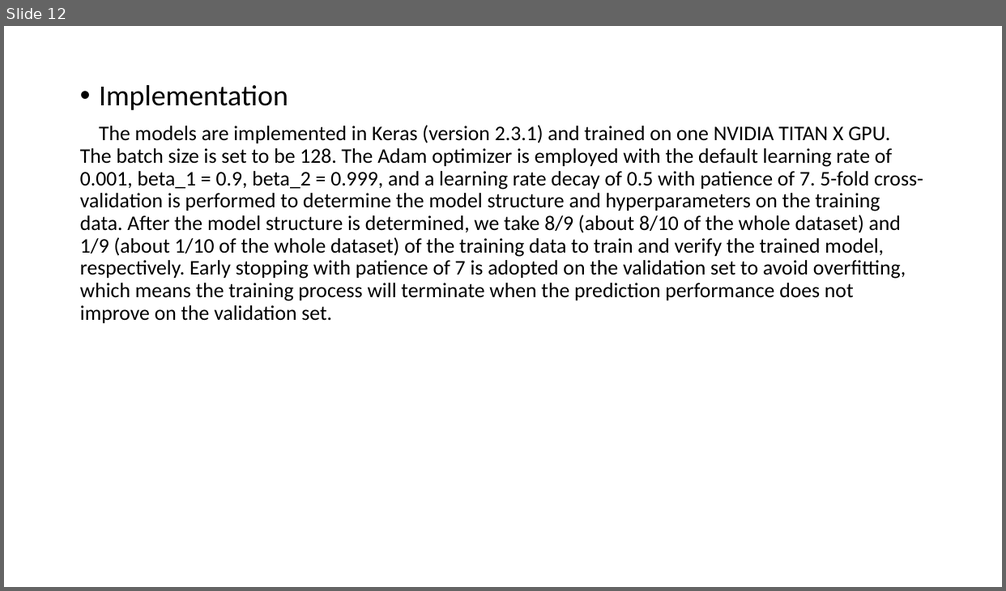
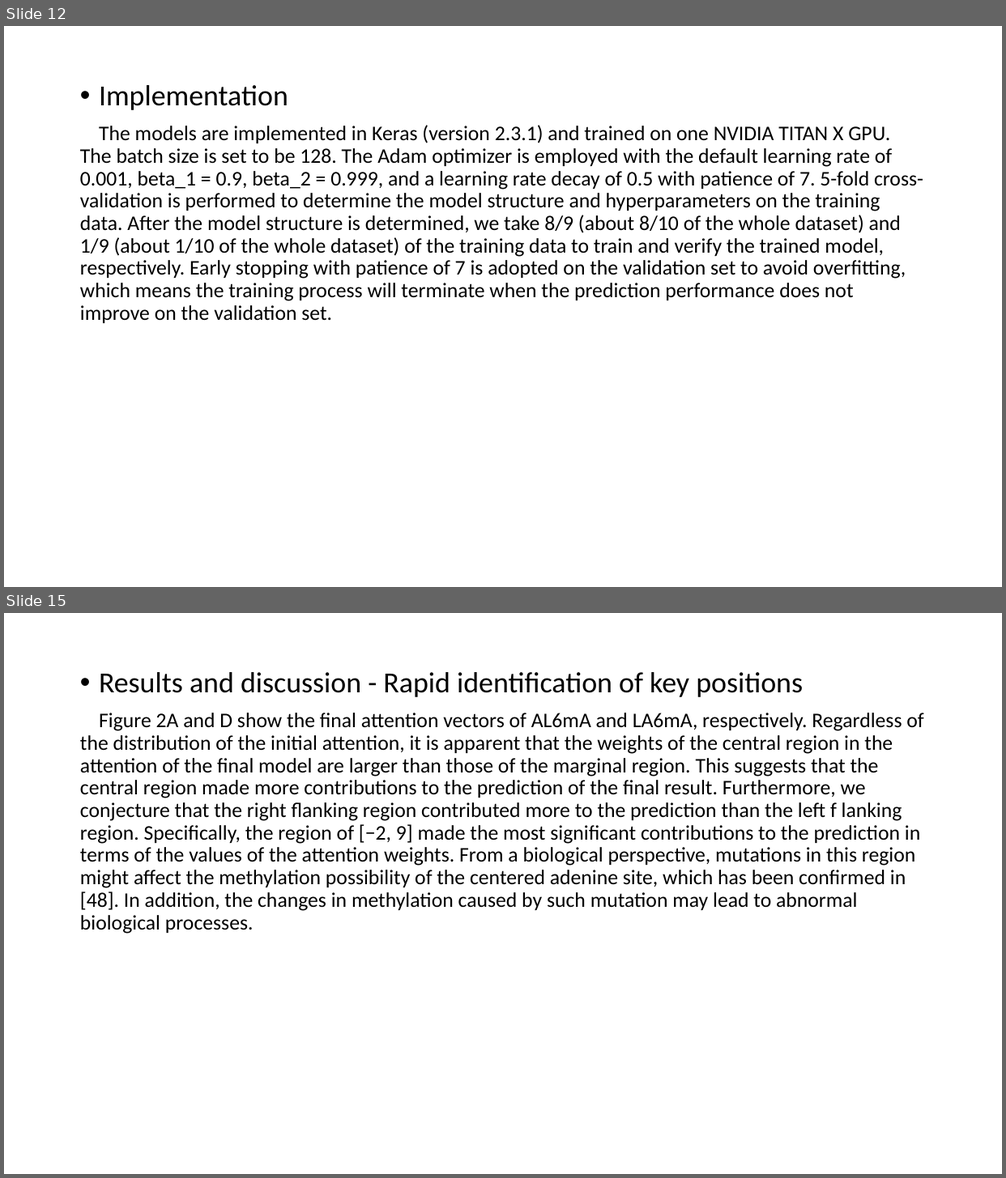
Before and after one commit to YanChengHuang/paper_implement, a slide deck: LA6mA/Presentation/LA6mA.pptx. Shown one above the other, each under a label of ours: slide 12 before the commit, slides 12 and 15 after it; the slides between them are not shown. The pictures are 1006x591 and 1006x1178 pixels, drawn with LibreOffice and Linux fonts; fonts in the diff are those of the drawing. Boxes give left, top, right and bottom in pixels: in the first picture for what was removed or moved away, otherwise in the second. Text is boxed around its words. In the diff, an @@ line names an element or a change of style, - is before the commit and + after.

Commit message:
add ppt

```diff
--- a/LA6mA/Presentation/LA6mA.pptx
+++ b/LA6mA/Presentation/LA6mA.pptx
@@ slide 15 added at bbox=[4, 613, 1002, 1174], background #FFFFFF @@
@@ text added at bbox=[80, 672, 923, 934], 20 pt, text #000000 @@
+• Results and discussion - Rapid identification of key positions
+Figure 2A and D show the final attention vectors of AL6mA and LA6mA, respectively. Regardless of the distribution of the initial attention, it is apparent that the weights of the central region in the attention of the final model are larger than those of the marginal region. This suggests that the central region made more contributions to the prediction of the final result. Furthermore, we conjecture that the right flanking region contributed more to the prediction than the left f lanking region. Specifically, the region of [−2, 9] made the most significant contributions to the prediction in terms of the values of the attention weights. From a biological perspective, mutations in this region might affect the methylation possibility of the centered adenine site, which has been confirmed in [48]. In addition, the changes in methylation caused by such mutation may lead to abnormal biological processes.
```
Also in this commit, not shown: 4 other slides added.
